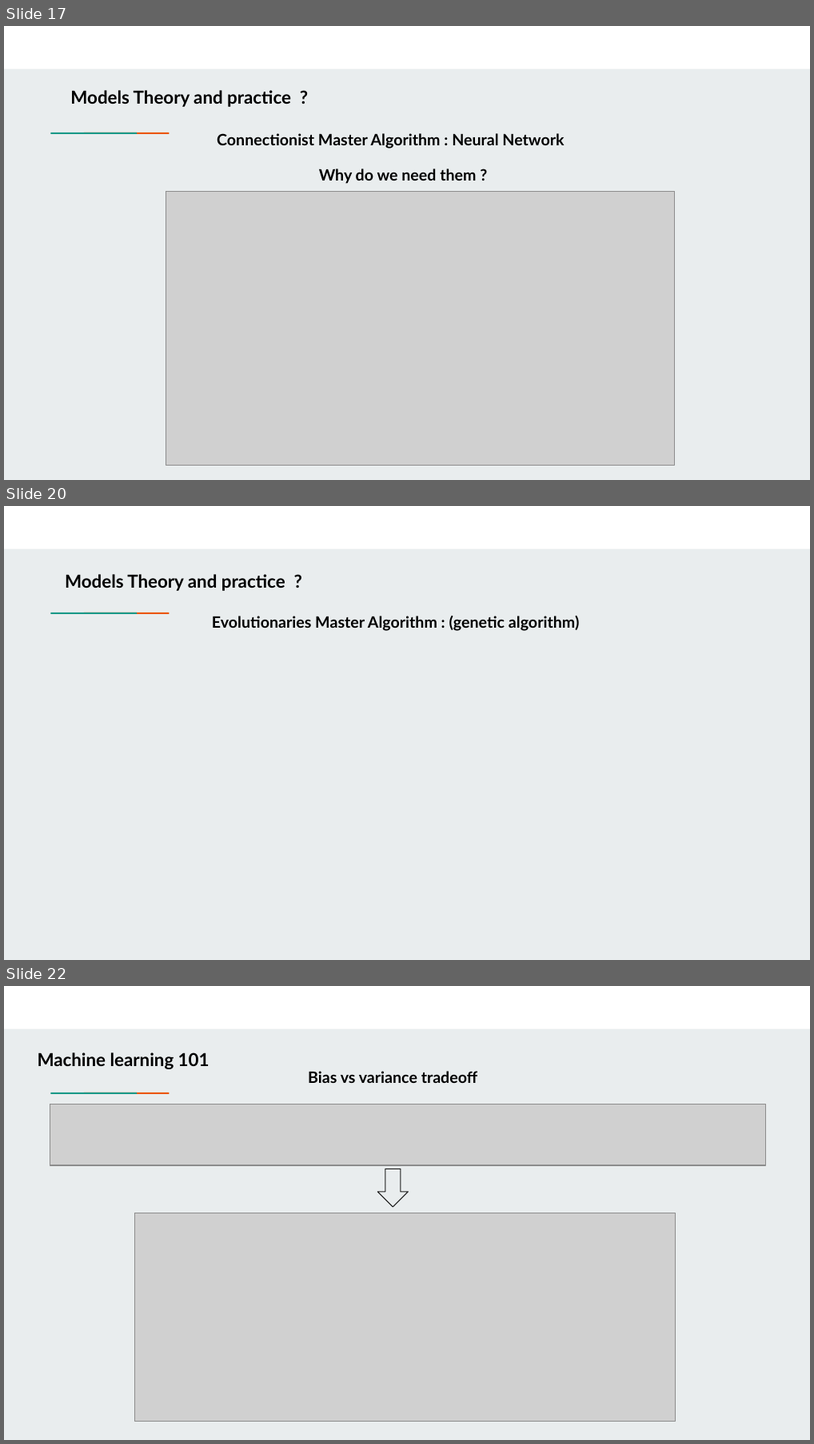
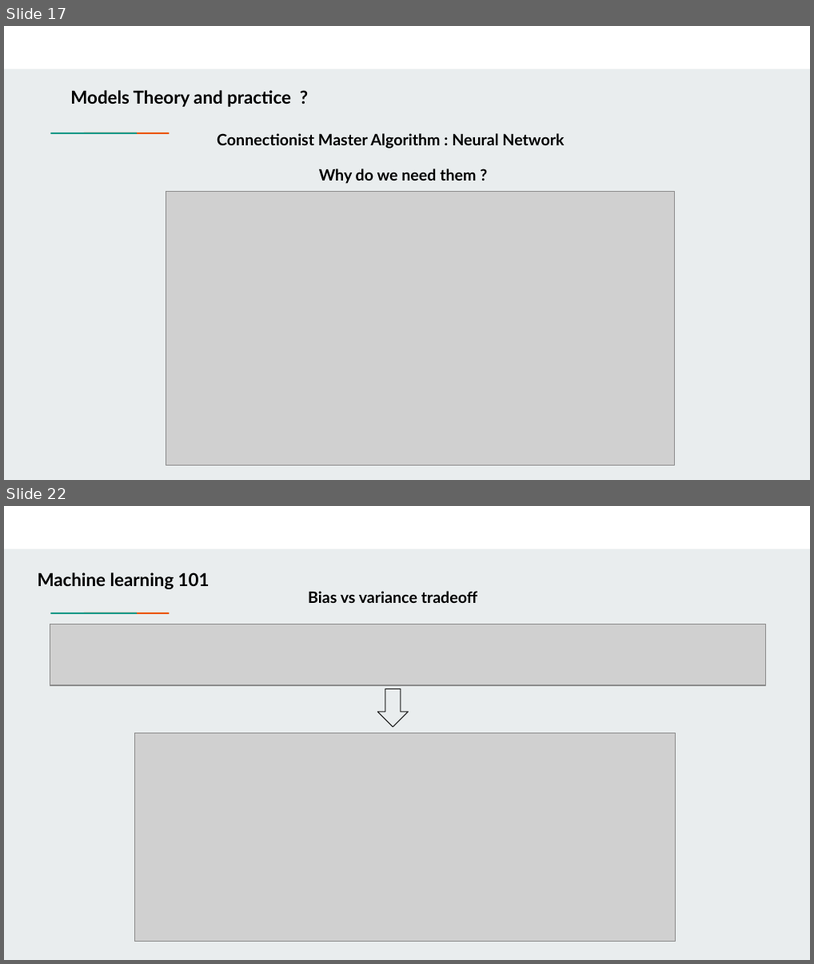
Before and after one commit to farouqBenarous/Machine_Learning_101_Workshop, a slide deck: 20-03-2021/Presentation/Machine learning 101.pptx. Shown one above the other, each under a label of ours: slides 17, 20 and 22 before the commit, slides 17 and 22 after it; the slides between them are not shown. The pictures are 814x1444 and 814x964 pixels, drawn with LibreOffice and Linux fonts; fonts in the diff are those of the drawing; grey boxes stand for pictures. Boxes give left, top, right and bottom in pixels: in the first picture for what was removed or moved away, otherwise in the second. Text is boxed around its words. In the diff, an @@ line names an element or a change of style, - is before the commit and + after.

```diff
--- a/20-03-2021/Presentation/Machine learning 101.pptx
+++ b/20-03-2021/Presentation/Machine learning 101.pptx
@@ slide 20 removed at <box>4,506,810,960</box>, background #E9EDEE; not listed: 3 template elements that a slide beside it also shows @@
@@ text removed at <box>65,574,286,591</box> @@
-Models Theory and practice ?
@@ text removed at <box>212,616,579,631</box> @@
-Evolutionaries Master Algorithm : (genetic algorithm)
```
Also in this commit, not shown: 7 slides changed, 2 slides added, 1 other slide removed, 3 other files.
